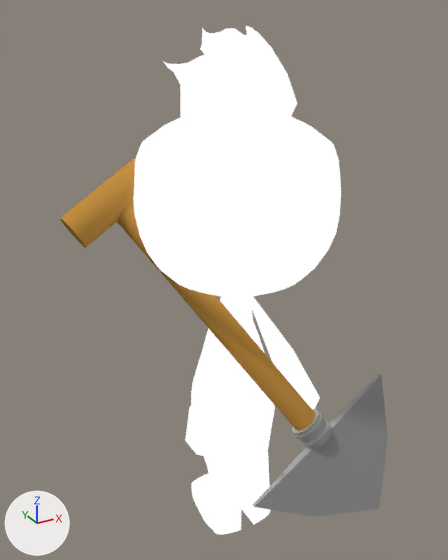
A saved change to the Blender file rouglikeFarmer/Assets/Blender/Models/adventurer.blend.
Camera for both pictures: a 50 mm lens placed at (-2.53, -4.59, 2.56), pointed at (-0.06, -0.1, 0.32). The lights are fixed; the arrows at lower left show +X, +Y and +Z.
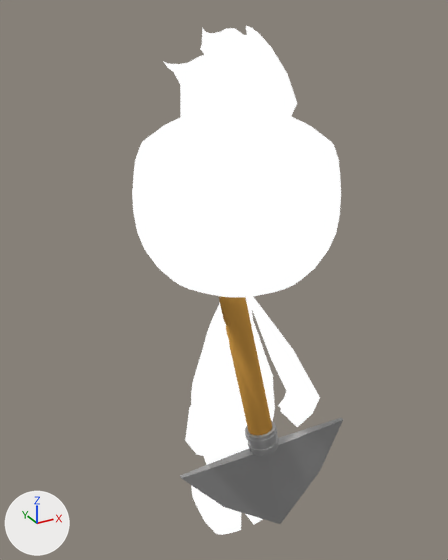
Scene script edits in JSON lines:
```json
{"op": "set", "path": "ob_cylinder_001.location", "old": "(-0.707, 0.071, 0.79)", "new": "(-0.198, -0.145, 1.023)"}
{"op": "set", "path": "ob_cylinder_001.rotation_euler", "old": "(0.466, 2.6, 0.0687)", "new": "(6.403, 2.967, -0.195)", "note": "degrees (27, 149, 3.9) -> degrees (7, 170, -11)"}
```

Changed parts and their boxes (x1, y1, x2, y2) in the pictures (448 x 560 px):
```json
{"object": "Cylinder.001", "change": "moved, turned", "before": [60, 155, 388, 517], "after": [180, 296, 343, 524]}
```
